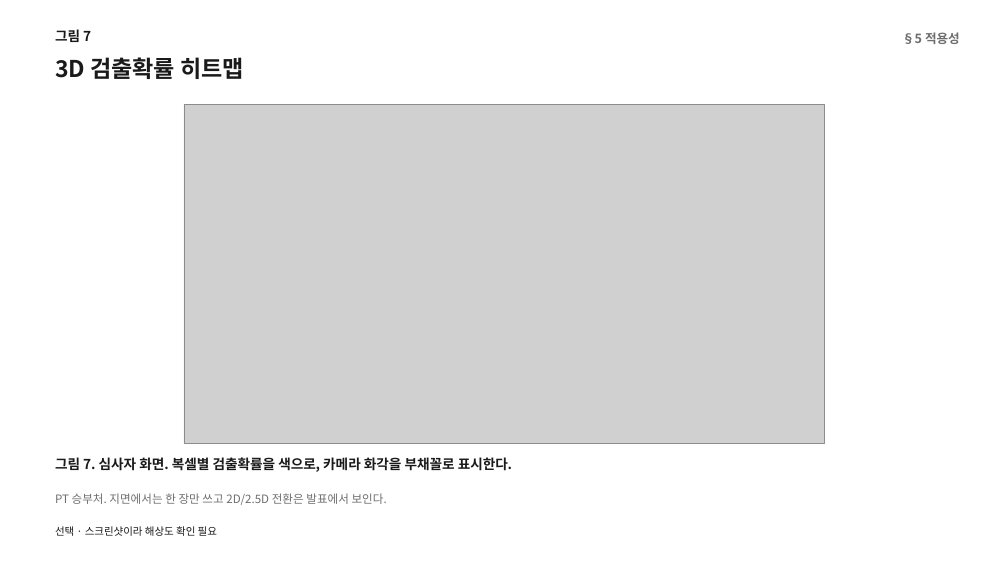
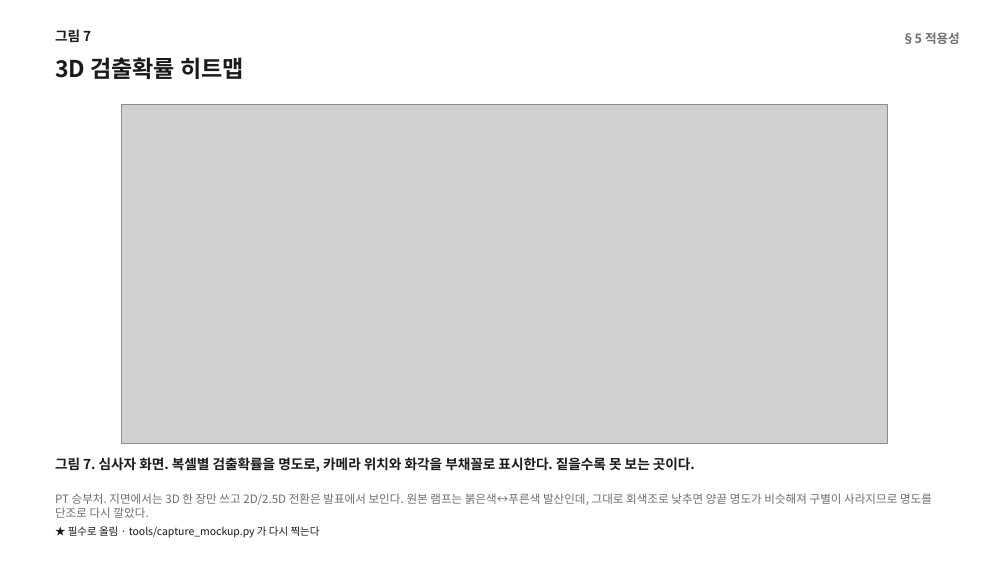
Before and after one commit to minlee95333/ReSpace, a slide deck: slide 8 of outputs/BIGB_그림_0823.pptx. Drawn at 1008x567 pixels with LibreOffice and Linux fonts; fonts in the diff are those of the drawing; grey boxes stand for pictures. Boxes give left, top, right and bottom in pixels: in the first picture for what was removed or moved away, otherwise in the second. Text is boxed around its words. In the diff, an @@ line names an element or a change of style, - is before the commit and + after.

```diff
--- a/outputs/BIGB_그림_0823.pptx
+++ b/outputs/BIGB_그림_0823.pptx
@@ picture: place and size @@
-picture at (184,104,824,444)
+picture at (121,104,887,444)
@@ text at (55,457,695,472): text changed @@
-그림 7. 심사자 화면. 복셀별 검출확률을 색으로, 카메라 화각을 부채꼴로 표시한다.
+그림 7. 심사자 화면. 복셀별 검출확률을 명도로, 카메라 위치와 화각을 부채꼴로 표시한다. 짙을수록 못 보는 곳이다.
@@ text at (55,493,932,518): text changed @@
-PT 승부처. 지면에서는 한 장만 쓰고 2D/2.5D 전환은 발표에서 보인다.
+PT 승부처. 지면에서는 3D 한 장만 쓰고 2D/2.5D 전환은 발표에서 보인다. 원본 램프는 붉은색↔푸른색 발산인데, 그대로 회색조로 낮추면 양끝 명도가 비슷해져 구별이 사라지므로 명도를 단조로 다시 깔았다.
@@ text at (68,526,320,538): text changed @@
-선택 · 스크린샷이라 해상도 확인 필요
+★ 필수로 올림 · tools/capture_mockup.py 가 다시 찍는다
```
Also in this commit, not shown: 1 other slide changed, 8 other files.
